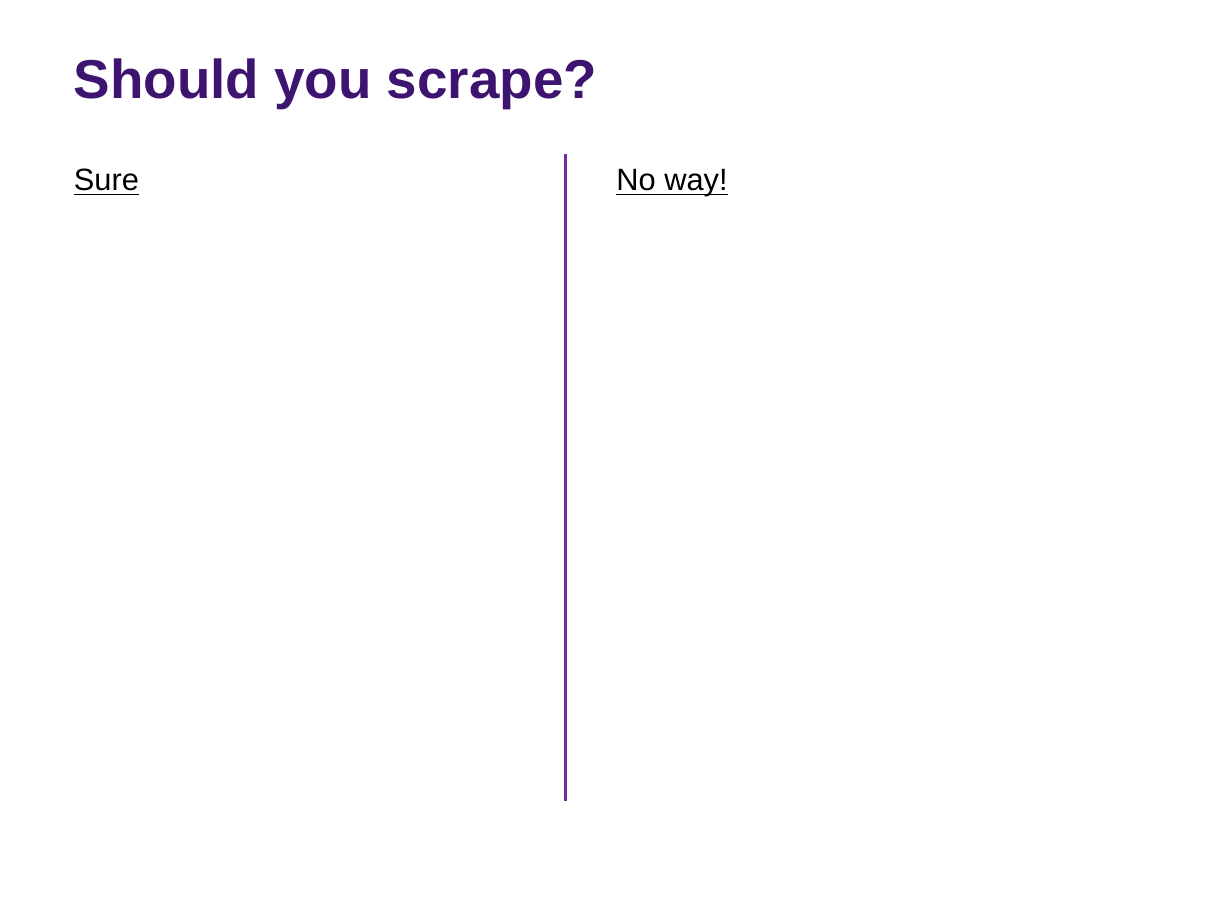
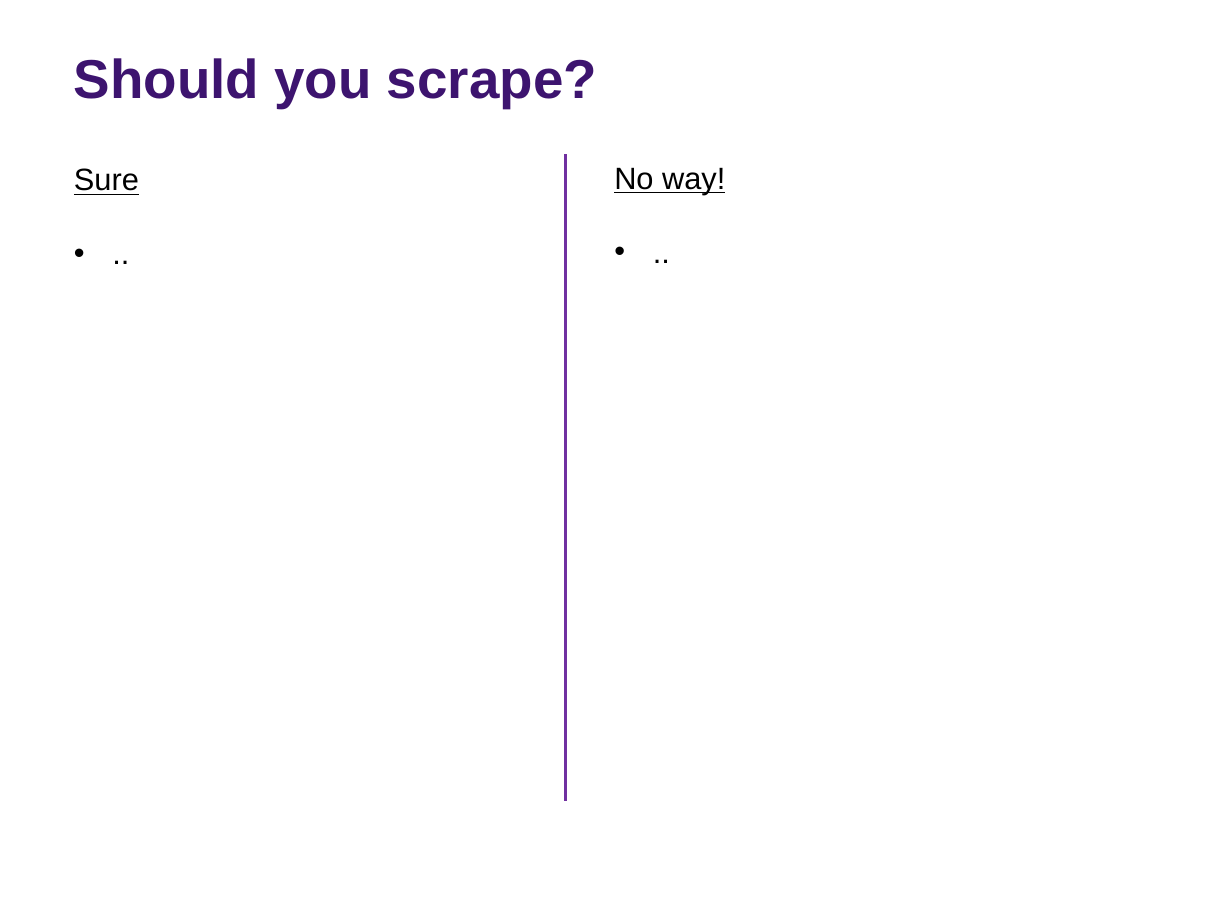
Before and after one commit to rs-kellogg/fellows_workshop, a slide deck: slide 24 of 2-harvest/Web_Harvesting.pptx (slide 20 before the commit). Drawn at 1232x924 pixels with LibreOffice and Linux fonts; fonts in the diff are those of the drawing; background and template pictures are left out. Boxes give left, top, right and bottom in pixels: in the first picture for what was removed or moved away, otherwise in the second. Text is boxed around its words. In the diff, an @@ line names an element or a change of style, - is before the commit and + after.

```diff
--- a/2-harvest/Web_Harvesting.pptx
+++ b/2-harvest/Web_Harvesting.pptx
@@ text at (74,168,139,195): paragraph added @@
+• ..
@@ text at (614,167,725,194): paragraph added @@
+• ..
```
Also in this commit, not shown: 10 other slides changed, 4 slides added.
